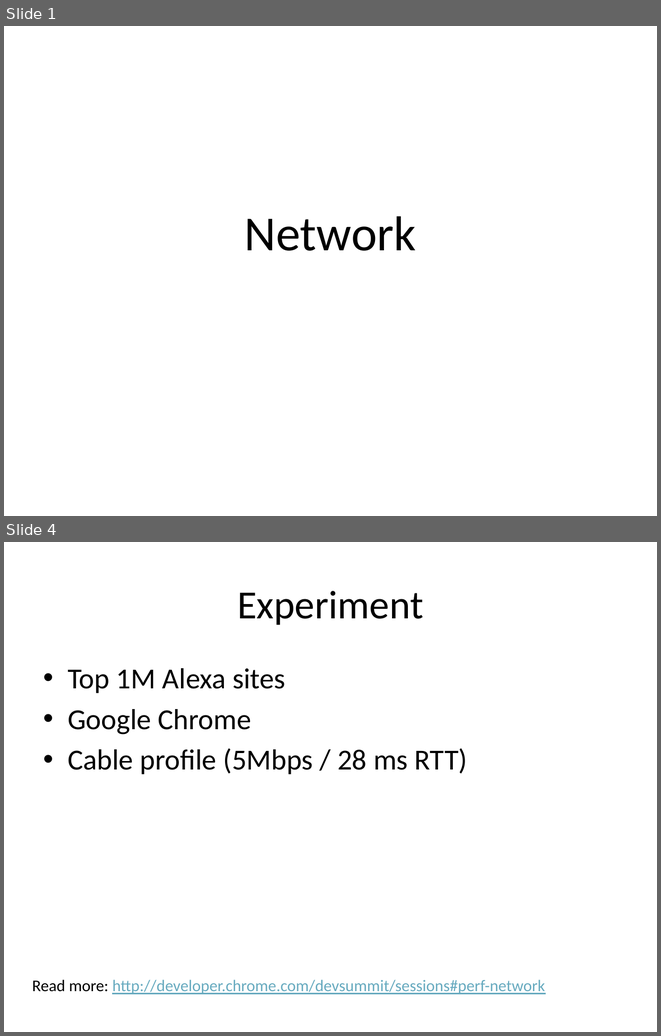
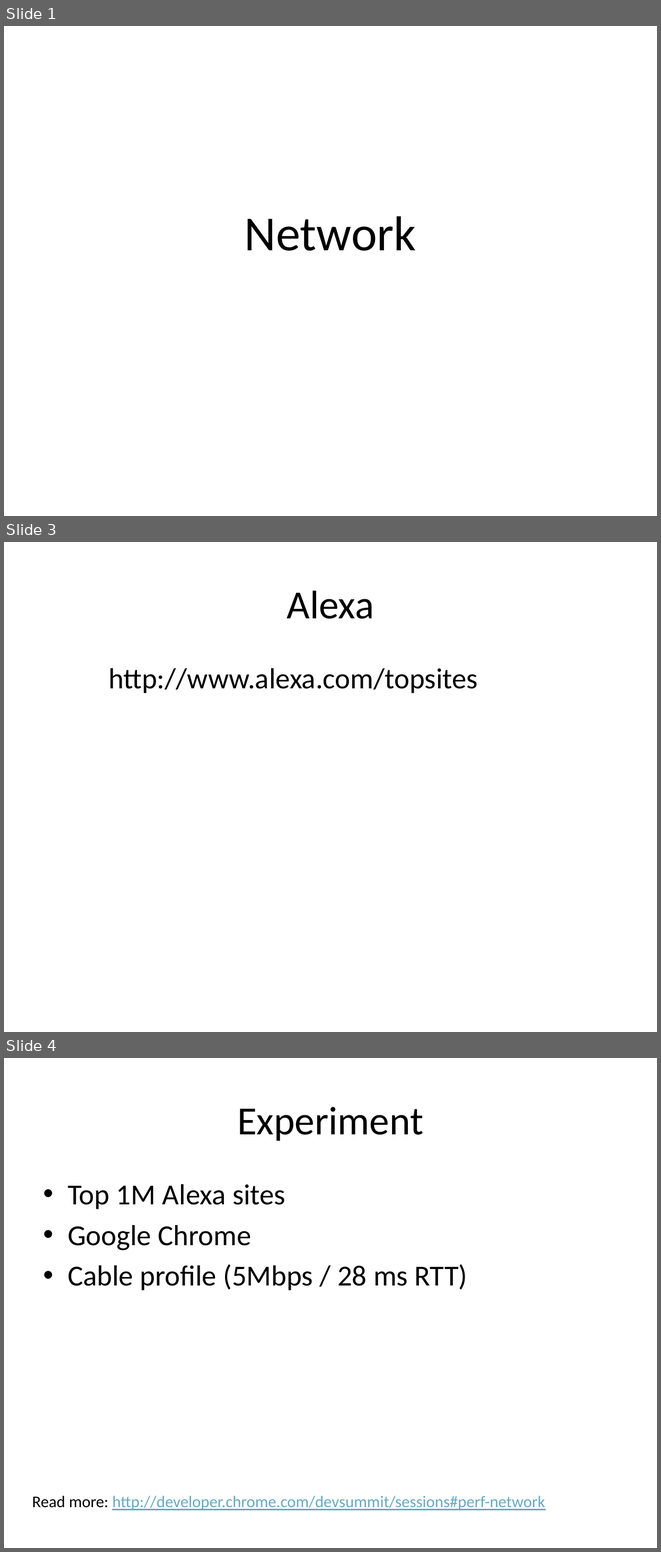
Before and after one commit to dzmitry-varabei/front-end-course, a slide deck: network.pptx. Shown one above the other, each under a label of ours: slides 1 and 4 before the commit, slides 1, 3 and 4 after it; the slides between them are not shown. The pictures are 661x1036 and 661x1552 pixels, drawn with LibreOffice and Linux fonts; fonts in the diff are those of the drawing. Boxes give left, top, right and bottom in pixels: in the first picture for what was removed or moved away, otherwise in the second. Text is boxed around its words. In the diff, an @@ line names an element or a change of style, - is before the commit and + after.

```diff
--- a/network.pptx
+++ b/network.pptx
@@ slide 3 added at [4,542,657,1032], background #FFFFFF @@
@@ title added at [287,590,374,619], 44 pt, text #000000 @@
+Alexa
@@ text added at [108,668,478,693], 32 pt, text #000000 @@
+http://www.alexa.com/topsites
```
Also in this commit, not shown: 1 slide changed, 1 other slide added, 1 slide removed, 1 other file.
